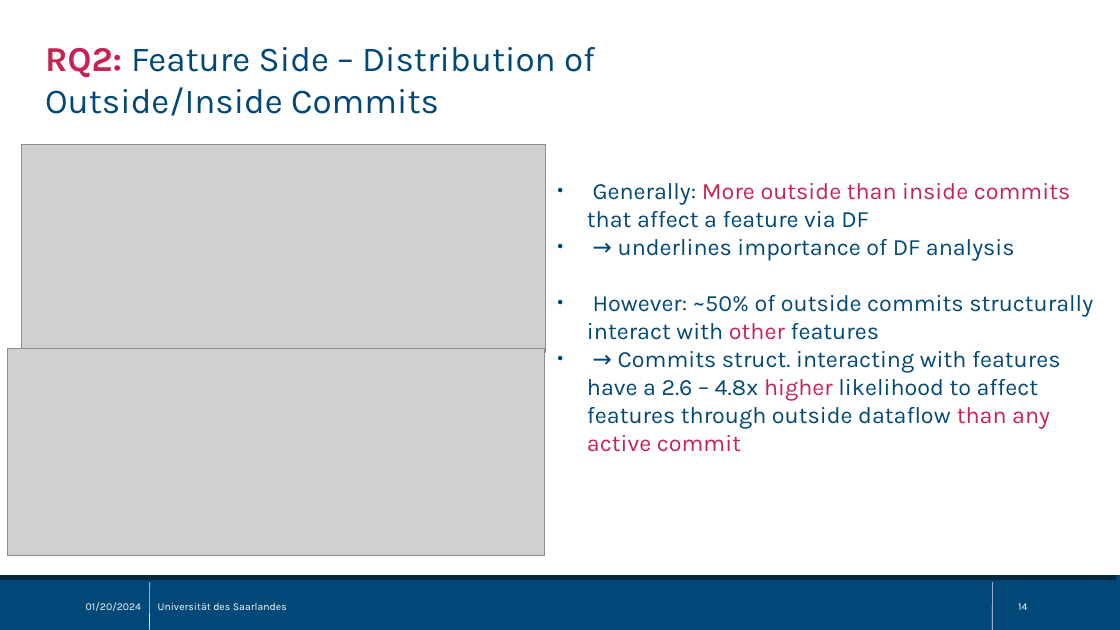
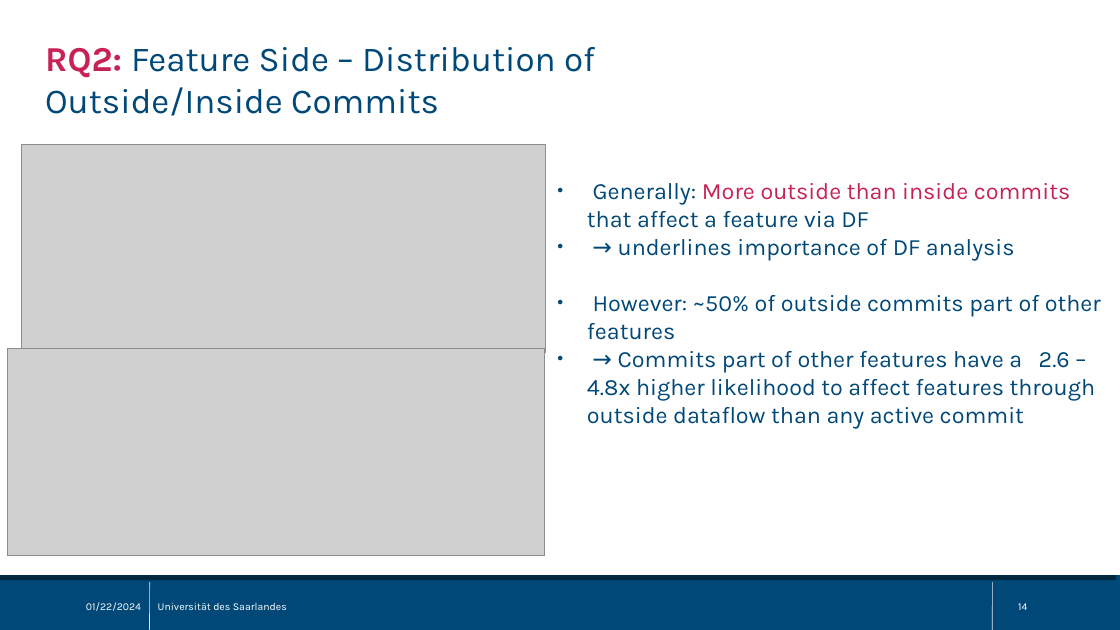
Before and after one commit to sisteu56/bachelor, a slide deck: slide 14 of pres/bachelor_thesis_pres.odp. Drawn at 1120x630 pixels with LibreOffice and Linux fonts; fonts in the diff are those of the drawing; grey boxes stand for pictures. Boxes give left, top, right and bottom in pixels: in the first picture for what was removed or moved away, otherwise in the second. Text is boxed around its words. In the diff, an @@ line names an element or a change of style, - is before the commit and + after.

```diff
--- a/pres/bachelor_thesis_pres.odp
+++ b/pres/bachelor_thesis_pres.odp
@@ text at <box>587,295,1101,428</box>: text changed @@
-● However: ~50% of outside commits structurally interact with other features
-● → Commits struct. interacting with features have a 2.6 – 4.8x higher likelihood to affect features through outside dataflow than any active commit
+● However: ~50% of outside commits part of other features
+● → Commits part of other features have a 2.6 – 4.8x higher likelihood to affect features through outside dataflow than any active commit
@@ text at <box>86,602,141,611</box>: text changed @@
-01/20/2024
+01/22/2024
```
Also in this commit, not shown: 19 other slides changed.
